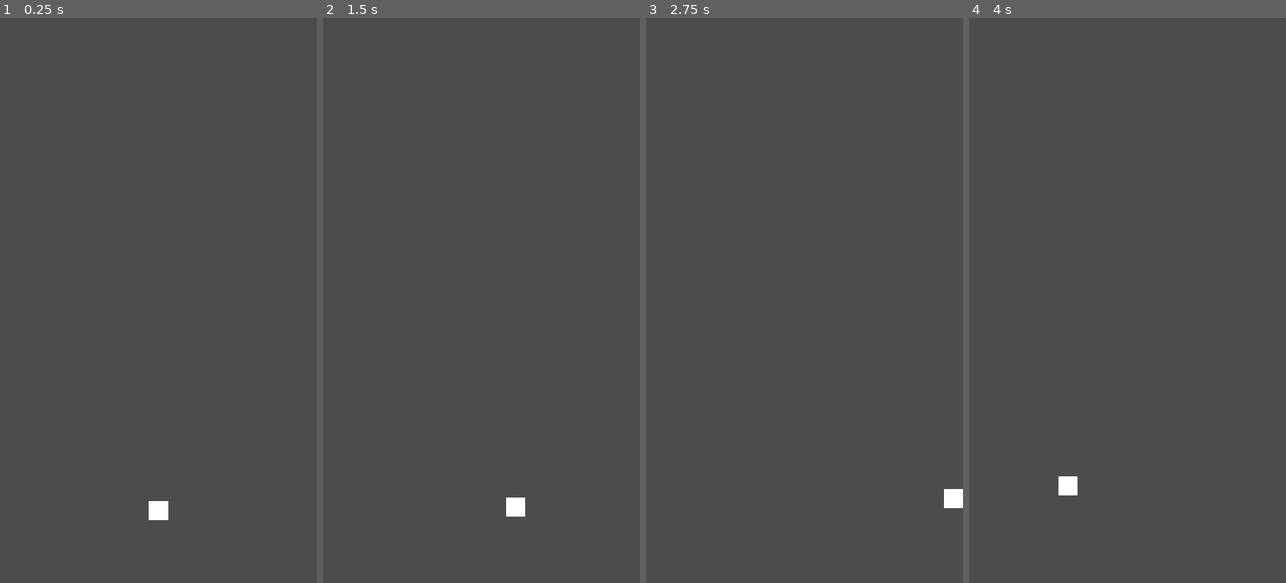
Above: before the commit, frames 1-4 (left to right).
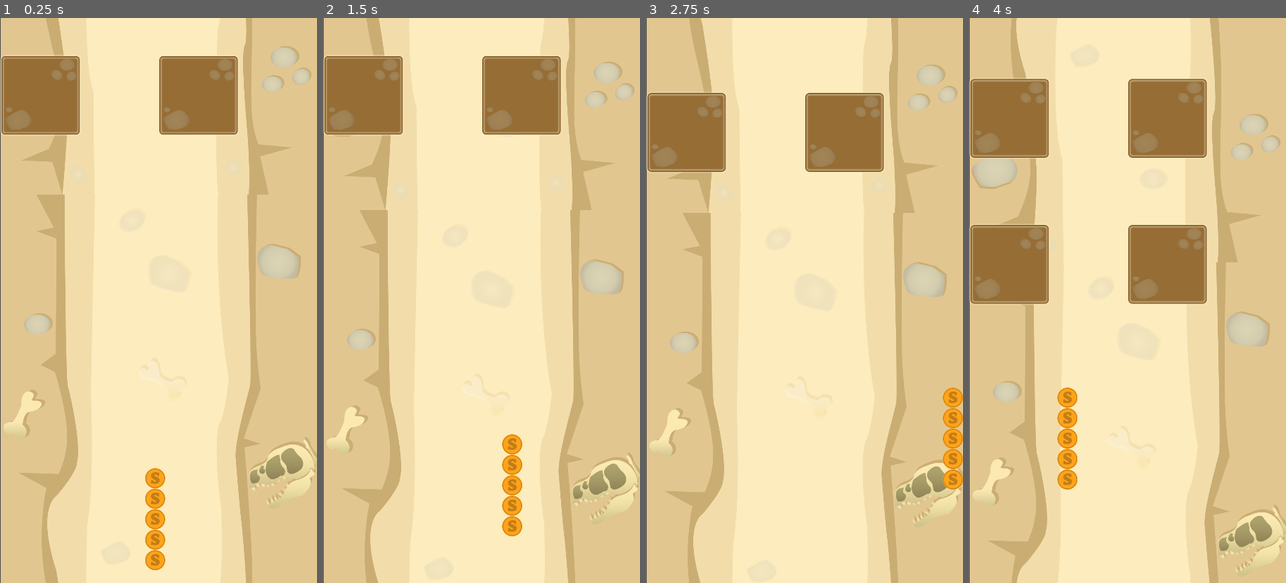
Above: after the commit, the same moments.

Repository: TheDoctorOfTime/Snake_Block
Game: Godot game, scene res://Scenes/Sandbox.tscn
Same seed, same stepped clock (60 frames per second), same inputs: the game is played once before the commit and once after it.
Inputs (mouse positions are in pixels of both pictures, inside the frame that each line leads up to):
- Up to frame 1 (0.25 s): no input
- Up to frame 2 (1.5 s): move the mouse to (551, 272) at 0.52 s; click (551, 272) at 0.67 s; drag from (418, 328) to (465, 413) at 1.27 s
- Up to frame 3 (2.75 s): move the mouse to (836, 176) at 2.02 s; click (836, 176) at 2.17 s
- Up to frame 4 (4 s): drag from (1111, 413) to (1032, 215) at 2.77 s; move the mouse to (1222, 385) at 3.52 s; click (1222, 385) at 3.67 s

The runs differ from the first frame. In frame 1, 100% of the frame differs, in the area x 0-100%, y 0-100%; in frame 2, 100%; in frame 3, 100%; in frame 4, 100%.

Commit message:
Buildv2
update

Diff:
--- /dev/null
+++ b/Scenes/Block.tscn
@@ -0,0 +1,20 @@
+[gd_scene load_steps=4 format=2]
+
+[ext_resource path="res://BlockSkins/ground block.png" type="Texture" id=1]
+[ext_resource path="res://Scripts/block.gd" type="Script" id=2]
+
+[sub_resource type="RectangleShape2D" id=2]
+extents = Vector2( 121.49, 123.301 )
+
+[node name="Block" type="Sprite"]
+scale = Vector2( 1.35633, 1.35633 )
+texture = ExtResource( 1 )
+script = ExtResource( 2 )
+
+[node name="Area2D" type="Area2D" parent="."]
+
+[node name="CollisionShape2D" type="CollisionShape2D" parent="Area2D"]
+shape = SubResource( 2 )
+[connection signal="area_entered" from="Area2D" to="." method="_on_Area2D_area_entered"]
+[connection signal="body_entered" from="Area2D" to="." method="_on_Area2D_body_entered"]
+[connection signal="body_exited" from="Area2D" to="." method="_on_Area2D_body_exited"]
--- a/Scenes/Sandbox.tscn
+++ b/Scenes/Sandbox.tscn
@@ -1,48 +1,87 @@
-[gd_scene load_steps=7 format=2]
+[gd_scene load_steps=10 format=2]
 
 [ext_resource path="res://Scripts/TouchController.gd" type="Script" id=1]
-[ext_resource path="res://char.png" type="Texture" id=2]
-[ext_resource path="res://Scripts/snake.gd" type="Script" id=3]
+[ext_resource path="res://Scenes/snake.tscn" type="PackedScene" id=2]
+[ext_resource path="res://Backgrounds/background1.png" type="Texture" id=3]
 [ext_resource path="res://Scripts/Camera.gd" type="Script" id=4]
+[ext_resource path="res://Scripts/Spawner.gd" type="Script" id=5]
+[ext_resource path="res://Scripts/background.gd" type="Script" id=6]
 
-[sub_resource type="CircleShape2D" id=1]
+[sub_resource type="Shader" id=2]
+code = "shader_type canvas_item;
+uniform float scroll_speed;
 
-[sub_resource type="RectangleShape2D" id=2]
+void fragment() {
+	vec2 shiftedUV = UV;
+	shiftedUV.y += TIME * scroll_speed;
+	vec4 col = texture(TEXTURE, shiftedUV);
+	COLOR = col;
+}"
+
+[sub_resource type="ShaderMaterial" id=3]
+shader = SubResource( 2 )
+shader_param/scroll_speed = null
+
+[sub_resource type="RectangleShape2D" id=1]
 extents = Vector2( 75.0242, 1355.84 )
 
 [node name="~WORLDSPACE~" type="Node2D"]
 position = Vector2( 621, 1104 )
-
-[node name="TouchController" type="Node2D" parent="."]
-script = ExtResource( 1 )
-
-[node name="SnakeHead" type="KinematicBody2D" parent="TouchController"]
-position = Vector2( 0, 950.691 )
-script = ExtResource( 3 )
-
-[node name="skin" type="Sprite" parent="TouchController/SnakeHead"]
-scale = Vector2( 0.0377042, 0.0377042 )
-texture = ExtResource( 2 )
-
-[node name="CollisionShape2D" type="CollisionShape2D" parent="TouchController/SnakeHead"]
-scale = Vector2( 4, 4 )
-shape = SubResource( 1 )
 
 [node name="MainCamera" type="Camera2D" parent="."]
 current = true
 drag_margin_v_enabled = true
 script = ExtResource( 4 )
 
-[node name="BLOCKSSPAWNER" type="Node2D" parent="MainCamera"]
+[node name="TextureRect" type="TextureRect" parent="MainCamera"]
+material = SubResource( 3 )
+margin_left = -619.0
+margin_top = -2754.0
+margin_right = 623.0
+margin_bottom = 2791.0
+texture = ExtResource( 3 )
+stretch_mode = 2
+script = ExtResource( 6 )
+__meta__ = {
+"_edit_use_anchors_": false
+}
 
 [node name="LeftWall" type="KinematicBody2D" parent="MainCamera"]
 
 [node name="CollisionShape2D" type="CollisionShape2D" parent="MainCamera/LeftWall"]
 position = Vector2( -699.026, -2.27209 )
-shape = SubResource( 2 )
+shape = SubResource( 1 )
 
 [node name="RightWall" type="KinematicBody2D" parent="MainCamera"]
+position = Vector2( 2.15857, 0 )
 
 [node name="CollisionShape2D" type="CollisionShape2D" parent="MainCamera/RightWall"]
 position = Vector2( 698.276, 0 )
-shape = SubResource( 2 )
+shape = SubResource( 1 )
+
+[node name="BLOCKSSPAWNER" type="Node2D" parent="MainCamera"]
+position = Vector2( 0, -1304.52 )
+script = ExtResource( 5 )
+
+[node name="Point1" type="Node2D" parent="MainCamera/BLOCKSSPAWNER"]
+position = Vector2( -462.206, 0 )
+scale = Vector2( 1.35633, 1.35633 )
+
+[node name="Point2" type="Node2D" parent="MainCamera/BLOCKSSPAWNER"]
+position = Vector2( -155.809, 0 )
+scale = Vector2( 1.35633, 1.35633 )
+
+[node name="Point3" type="Node2D" parent="MainCamera/BLOCKSSPAWNER"]
+position = Vector2( 156.441, 0 )
+scale = Vector2( 1.35633, 1.35633 )
+
+[node name="Point4" type="Node2D" parent="MainCamera/BLOCKSSPAWNER"]
+position = Vector2( 462.838, 0 )
+scale = Vector2( 1.35633, 1.35633 )
+
+[node name="TouchController" type="Node2D" parent="."]
+script = ExtResource( 1 )
+
+[node name="SnakeHead" parent="TouchController" instance=ExtResource( 2 )]
+position = Vector2( -13.0458, 698.276 )
+z_as_relative = false
--- /dev/null
+++ b/Scenes/snake.tscn
@@ -0,0 +1,24 @@
+[gd_scene load_steps=4 format=2]
+
+[ext_resource path="res://snakeSkins/1/body.png" type="Texture" id=1]
+[ext_resource path="res://Scripts/snake.gd" type="Script" id=2]
+
+[sub_resource type="CircleShape2D" id=1]
+radius = 10.9617
+
+[node name="SnakeHead" type="KinematicBody2D"]
+script = ExtResource( 2 )
+
+[node name="PlayerArea" type="Area2D" parent="."]
+
+[node name="Head2" type="CollisionShape2D" parent="PlayerArea"]
+scale = Vector2( 4, 4 )
+shape = SubResource( 1 )
+
+[node name="Head" type="CollisionShape2D" parent="."]
+scale = Vector2( 4, 4 )
+shape = SubResource( 1 )
+
+[node name="skin" type="Sprite" parent="Head"]
+scale = Vector2( 0.2875, 0.2875 )
+texture = ExtResource( 1 )
--- /dev/null
+++ b/Scenes/tail.tscn
@@ -0,0 +1,17 @@
+[gd_scene load_steps=4 format=2]
+
+[ext_resource path="res://snakeSkins/1/body.png" type="Texture" id=1]
+[ext_resource path="res://Scripts/tail.gd" type="Script" id=2]
+
+[sub_resource type="CircleShape2D" id=1]
+
+[node name="Tail" type="Area2D"]
+script = ExtResource( 2 )
+
+[node name="skin" type="Sprite" parent="."]
+scale = Vector2( 1.15, 1.15 )
+texture = ExtResource( 1 )
+
+[node name="CollisionShape2D" type="CollisionShape2D" parent="."]
+scale = Vector2( 4, 4 )
+shape = SubResource( 1 )
--- a/Scripts/Camera.gd
+++ b/Scripts/Camera.gd
@@ -6,7 +6,7 @@
 var currentPos = Vector2();
 
 func _ready():
-	snakeHead = .get_parent().get_node("TouchController").get_node("SnakeHead");
+	snakeHead = get_parent().get_node("TouchController").get_node("SnakeHead");
 
 func _process(deltaTime):
 	if(isDead): return;
--- a/Scripts/Spawner.gd
+++ b/Scripts/Spawner.gd
@@ -1,9 +1,94 @@
 extends Node
 
-#TODO: Create a List/Array that holds different Presets to be spawned
-#TODO: Spawn Block Presets at random intervals
+const TempNumber = 0;
 
-#TODO: Create a block script
+var GAP = 3;
+var timer = 0;
+
+var Point1 = Vector2();
+var Point2 = Vector2();
+var Point3 = Vector2();
+var Point4 = Vector2();
+
+onready var block = preload("res://Scenes/Block.tscn");
+
+#PRESETS
+#(Playing the Game I couldn't find an instance where 3 would spawn at a time)
+#OOOO - 1234 - 0
+#OOXX - 1200 - 1
+#XXOO - 0034 - 2
+#OXOX - 1030 - 3
+#XOXO - 0204 - 4
+#OXXX - 1000 - 5
+#XOXX - 0200 - 6
+#XXOX - 0030 - 7
+#XXXO - 0004 - 8
+
+var PresetNumber = TempNumber;
 
 func _ready():
-	pass
+	pass;
+
+func _process(deltaTime):
+
+	if(timer >= 0): timer -= deltaTime;
+	else:
+		if(get_parent().get_parent().get_node("TouchController/SnakeHead").movingForward):
+			SpawnPreset();
+		timer = GAP;
+
+func SpawnPreset():
+	#LOCATE POINTS
+	Point1 = get_node("Point1").global_position;
+	Point2 = get_node("Point2").global_position;
+	Point3 = get_node("Point3").global_position;
+	Point4 = get_node("Point4").global_position;
+
+	#GENERATE RANDOM NUMBER BETWEEN 0-9
+	PresetNumber = randi() % 9;
+
+	match(PresetNumber):
+		0:
+			SpawnBlock(1);
+			SpawnBlock(2);
+			SpawnBlock(3);
+			SpawnBlock(4);
+		1:
+			SpawnBlock(1);
+			SpawnBlock(2);
+		2:
+			SpawnBlock(3);
+			SpawnBlock(4);
+		3:
+			SpawnBlock(1);
+			SpawnBlock(3);
+		4:
+			SpawnBlock(2);
+			SpawnBlock(4);
+		5:
+			SpawnBlock(1);
+		6:
+			SpawnBlock(2);
+		7:
+			SpawnBlock(3);
+		8:
+			SpawnBlock(4);
+
+	timer = GAP;
+
+#BLOCKS
+func SpawnBlock(thisPosition):
+	var OffsetX = 620;
+	var OffsetY = 700;
+
+	var inst = block.instance();
+	if(thisPosition == 1):   inst.position = Vector2(Point1.x - OffsetX, Point1.y - OffsetY);
+	elif(thisPosition == 2): inst.position = Vector2(Point2.x - OffsetX, Point2.y - OffsetY);
+	elif(thisPosition == 3): inst.position = Vector2(Point3.x - OffsetX, Point3.y - OffsetY);
+	elif(thisPosition == 4): inst.position = Vector2(Point4.x - OffsetX, Point4.y - OffsetY);
+
+	add_child(inst);
+
+	var bloc = inst;
+	remove_child(bloc);
+	get_parent().get_parent().add_child(bloc);
--- /dev/null
+++ b/Scripts/background.gd
@@ -0,0 +1,6 @@
+extends TextureRect
+
+export(float) var scrollSpeed = -0.07;
+
+func _ready():
+	material.set_shader_param("scroll_speed", scrollSpeed);
--- /dev/null
+++ b/Scripts/block.gd
@@ -0,0 +1,48 @@
+extends Node
+
+const MAX = 20;
+const CHECK = 0.5;
+
+#Temp Value
+var BlockScore = 5;
+
+var timer = MAX;
+var snake;
+
+var isColliding;
+var colliderTimer = CHECK;
+
+func _ready():
+	pass;
+
+func _process(deltaTime):
+
+	if(isColliding):
+		if(colliderTimer > 0): colliderTimer -= deltaTime;
+		else: subTail();
+	else:
+		#Destroy Unseen Blocks after 20 seconds
+		if(timer > 0): timer -= deltaTime;
+		else: breakBlock();
+
+func _on_Area2D_body_entered(body):
+	if(body.name != "SnakeHead"): return;
+
+	get_parent().get_node("TouchController/SnakeHead").toggleForward(false);
+	isColliding = true;
+
+func _on_Area2D_body_exited(body):
+	if(body.name != "SnakeHead"): return;
+
+	get_parent().get_node("TouchController/SnakeHead").toggleForward(true);
+	isColliding = false;
+
+func breakBlock():
+	get_parent().get_node("TouchController/SnakeHead").toggleForward(true);
+	get_parent().remove_child(self);
+	queue_free();
+
+func subTail():
+	#Subtract from Player
+	BlockScore -= 1;
+	if(BlockScore <= 0): breakBlock();
--- a/Scripts/snake.gd
+++ b/Scripts/snake.gd
@@ -3,24 +3,36 @@
 const UP = Vector2(0, -1);
 const SPEED = 2000;
 const SMOOTHING = 250;
+const GAP = 80;
 
 var motion = Vector2();
 var direction = 0;
 var velocity = 0;
 
-var forwardMovement = 0.2;
+var forwardMovement = 2;
+var movingForward = true;
 
 var snakeLength = 4;
 
+var prevDir = 0;
+var nextDir = 0;
+
+var currPos;
+onready var Tail = preload("res://Scenes/tail.tscn");
+
 func _ready():
-	pass
+
+	addTail();
+	addTail();
+	addTail();
+	addTail();
+	pass;
 
 func _process(deltaTime):
 	direction = get_parent().direction;
-	pass;
+
 
 func _physics_process(deltaTime):
-
 	if direction != 0: velocity = direction * SPEED;
 	elif direction == 0:
 		if velocity != 0:
@@ -28,7 +40,9 @@
 			if velocity > 0: velocity -= SMOOTHING;
 
 	motion.x = velocity;
-	motion.y -= forwardMovement;
+	if(movingForward): motion.y -= forwardMovement;
+	else: motion.y = 0;
+
 	motion = move_and_slide(motion, UP);
 
 #TODO: DamageClass  (occurs when snake contacts block, subtracts snake length)
@@ -36,4 +50,18 @@
 #TODO: KillSnake    (occurs when the snakeLength variable <= 0, triggers death)
 #TODO: WinLevel     (occurs when level is completed, moves player to next level)
 #TODO: BASIC UI     (Length Display, Phase, Level, etc. [text-only, I'll leave UI design to the artist'])
-#TODO: TRAIL RENDER (display [snakeLength - 1] body dots behind the head)
+
+func addTail():
+	var inst = Tail.instance();
+	var prev_tail = get_child(get_child_count() -1);
+	if(prev_tail.name != "Head"):
+		inst.target_node = prev_tail;
+	else:
+		inst.target_node = get_parent().get_node("SnakeHead");
+
+	inst.position = Vector2(0, prev_tail.position.y + GAP);
+
+	add_child(inst);
+
+func toggleForward(value):
+	movingForward = value;
--- /dev/null
+++ b/Scripts/tail.gd
@@ -0,0 +1,28 @@
+extends Area2D
+
+const MAX = 0.3;
+const SPEED = 20;
+
+var target_node;
+var currPos;
+var Timer1 = MAX;
+var Timer2 = MAX;
+
+func _ready():
+	currPos = 0;
+
+#TODO: ADD TAIL DELAY
+
+func _process(deltaTime):
+	if (target_node == null): return;
+
+#	if(Timer1 > 0):
+#		Timer1 -= deltaTime;
+#		global_position.x = currPos;
+#	else:
+#		if(position.x > target_node.position.x): position.x -= SPEED;
+#		elif(position.x < target_node.position.x): position.x += SPEED;
+#
+#		if(position.x == 0):
+#			currPos = global_position.x;
+#			Timer1 = MAX;
Binary file added: Backgrounds/background1.png
Not shown, added: Backgrounds/background1.png.import
Binary file added: Backgrounds/background2.png
Not shown, added: Backgrounds/background2.png.import
Binary file added: Backgrounds/background3.png
Not shown, added: Backgrounds/background3.png.import
Binary file added: Backgrounds/background4.png
Not shown, added: Backgrounds/background4.png.import
Binary file added: BlockSkins/breaks block.png
Not shown, added: BlockSkins/breaks block.png.import
Binary file added: BlockSkins/bubble block.png
Not shown, added: BlockSkins/bubble block.png.import
(and 9 more such lines)
